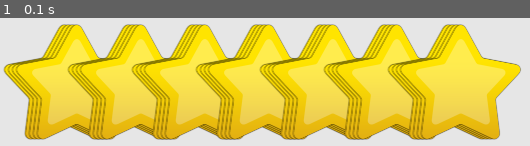
Above: before the commit, frame 1.
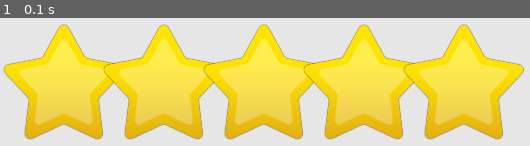
Above: after the commit, the same moment.

Repository: MarwanBit/python_crash_course_practice_files
Game: pygame game, started from pygame_experimentation/13-1_stars.py
Same seed, same stepped clock (60 frames per second), same inputs: the game is played once before the commit and once after it.
Inputs:
- Up to frame 1 (0.1 s): no input

The runs differ from the first frame. In frame 1, 43% of the frame differs, in the area x 0-99%, y 4-96%.

Commit message:
Update 13-1_stars.py

Diff:
--- a/pygame_experimentation/13-1_stars.py
+++ b/pygame_experimentation/13-1_stars.py
@@ -24,7 +24,7 @@
 
 
 for i in range(0,int(number_of_stars)):
-	if i & 50 == 0:
+	if i % 100 == 0:
 		stars = Star(screen)
 		stars.centerx = int(i)
 		stars.image_rect.x = int(i)
